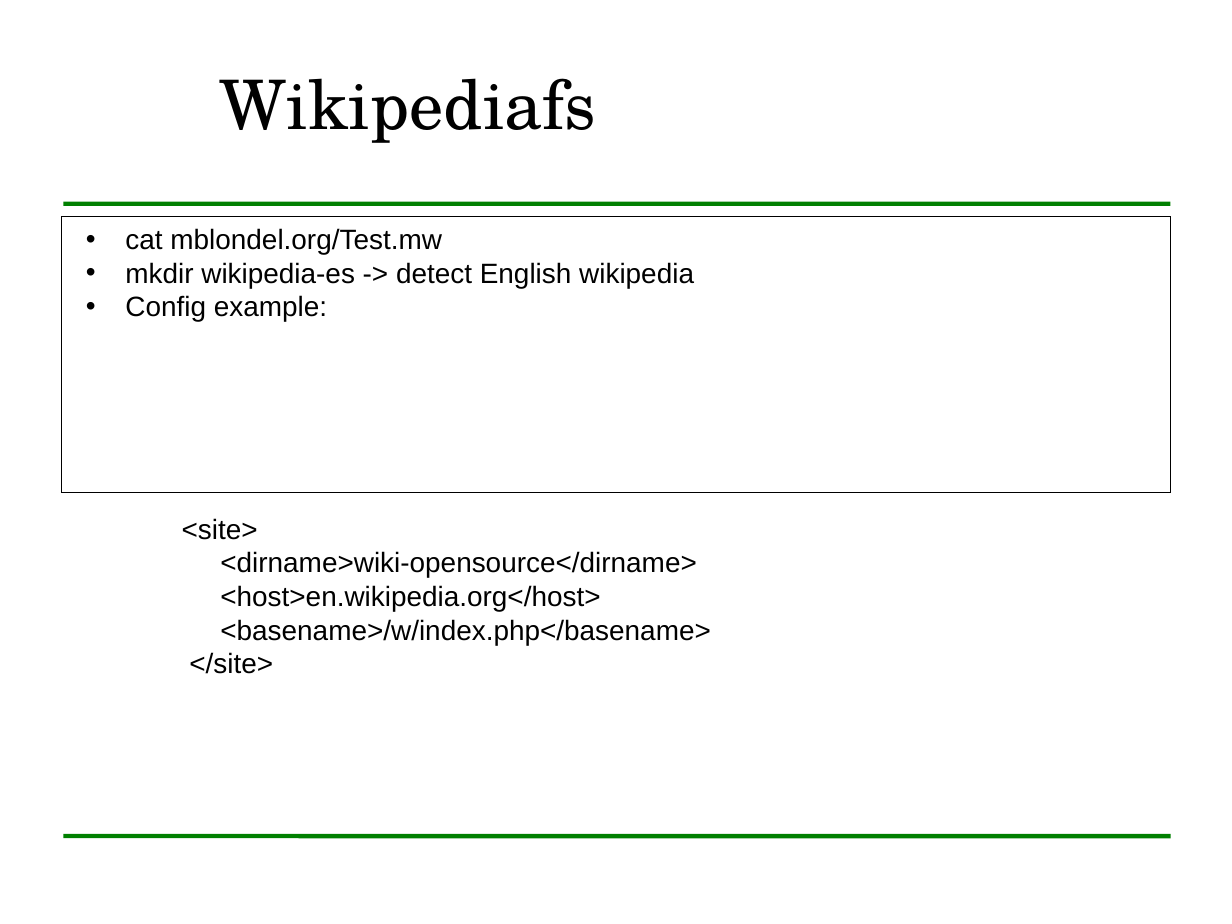
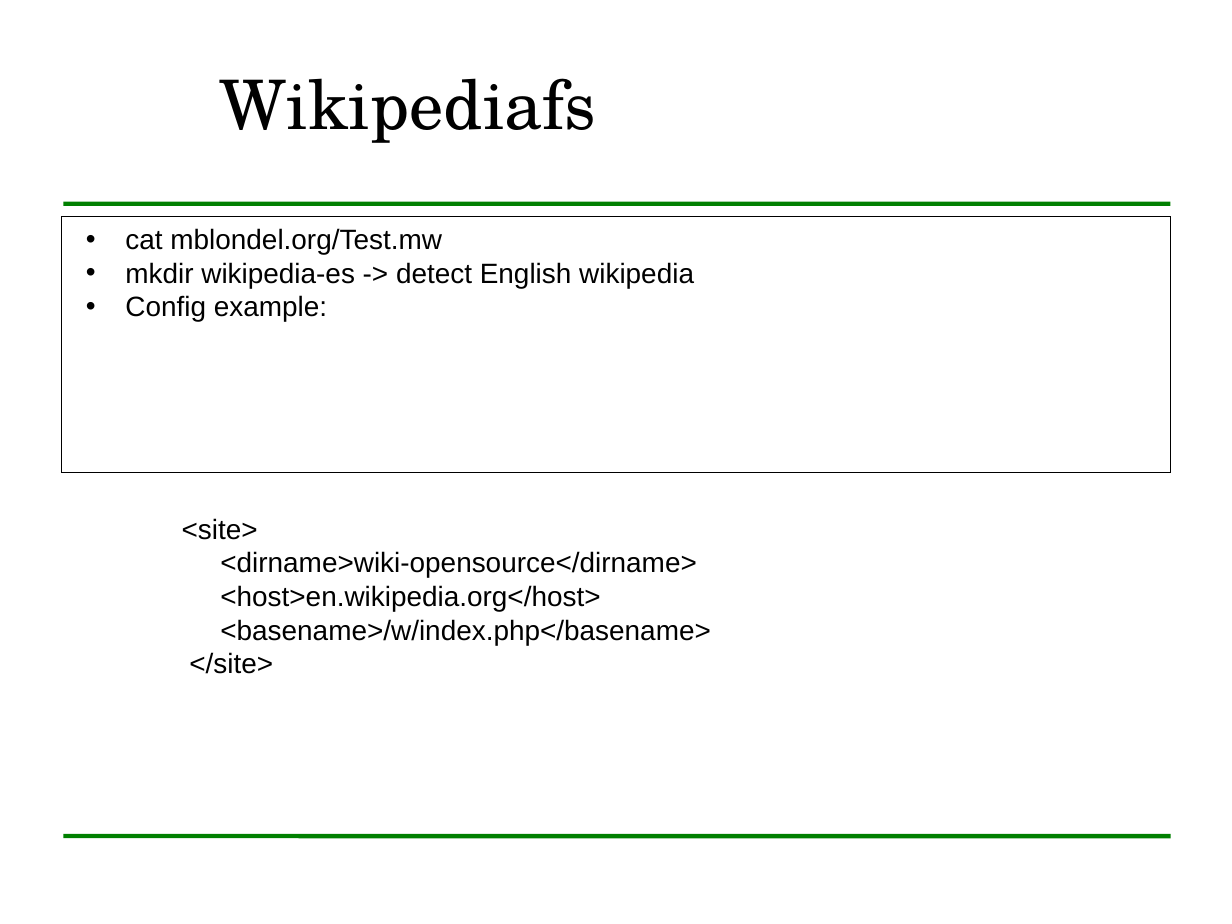
Before and after one commit to LibreLearning/libreteaching, a slide deck: slide 25 of mswl-madrid-2010-2011/cases-i/slides/linux-kernel/linuxKernelDescription.odp (slide 24 before the commit). Drawn at 1232x924 pixels with LibreOffice and Linux fonts; fonts in the diff are those of the drawing; background and template pictures are left out. Boxes give left, top, right and bottom in pixels: in the first picture for what was removed or moved away, otherwise in the second. Text is boxed around its words. In the diff, an @@ line names an element or a change of style, - is before the commit and + after.

```diff
--- a/mswl-madrid-2010-2011/cases-i/slides/linux-kernel/linuxKernelDescription.odp
+++ b/mswl-madrid-2010-2011/cases-i/slides/linux-kernel/linuxKernelDescription.odp
@@ rectangle "cat mblondel.org/Test.mw" resized from (x1=61, y1=216, x2=1171, y2=492) to (x1=61, y1=216, x2=1171, y2=473) @@
```
Also in this commit, not shown: 22 other slides changed, 2 slides added, 1 slide removed.
